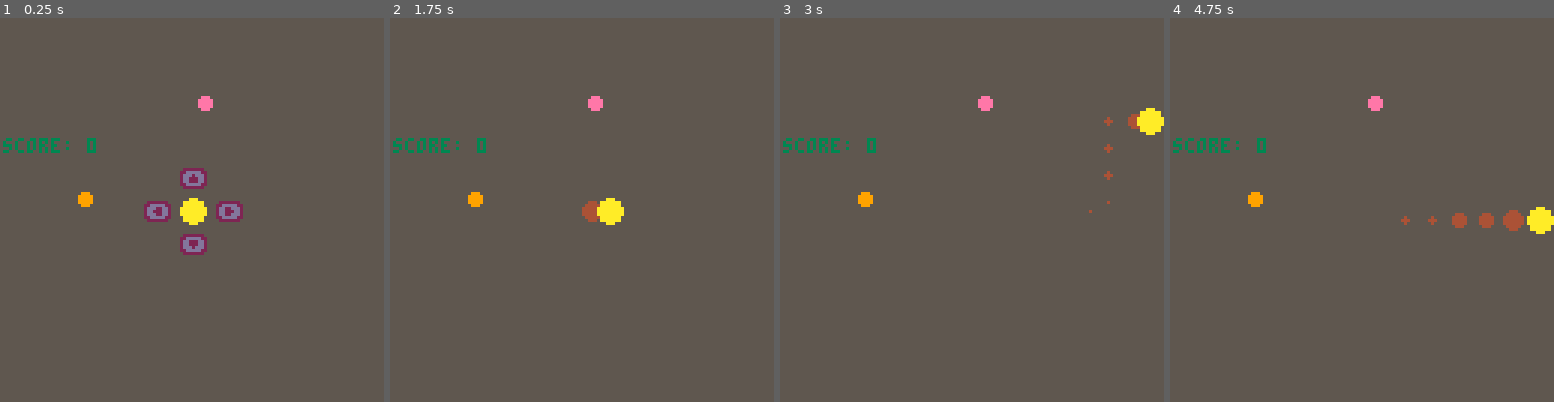
Above: before the commit, frames 1-4 (left to right).
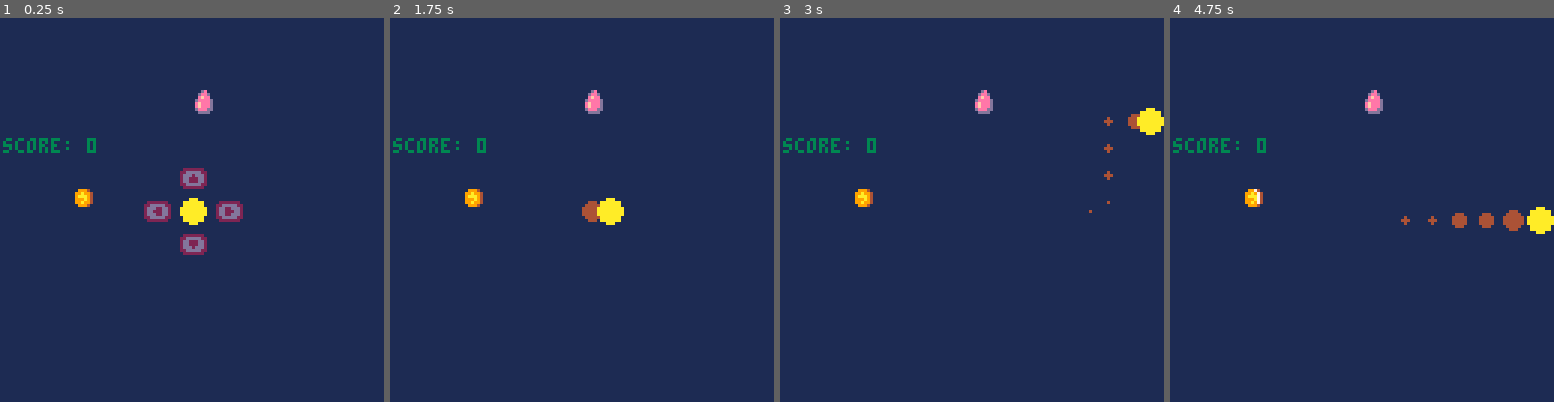
Above: after the commit, the same moments.

Repository: beetrootpaul/avoid-your-past
Game: PICO-8 cartridge avoid-your-past.p8
The game is run twice, just before and just after one commit, with the same random seed, the same clock (stepped at 60 frames per second) and the same inputs.
Inputs:
- Up to frame 1 (0.25 s): no input
- Up to frame 2 (1.75 s): tap X (X key) at 0.33, 1.07 s; tap O (Z key) at 0.7, 1.7 s; hold Right from 1.6 s (still down)
- Up to frame 3 (3 s): tap X (X key) at 1.85, 2.97 s; release Right at 2.1 s; tap O (Z key) at 2.1, 2.5, 2.9 s; hold Up 2.15-2.42 s; hold Right from 2.47 s (still down)
- Up to frame 4 (4.75 s): release Right at 3.03 s; hold Left 3.08-3.58 s; tap O (Z key) every 0.4 s from 3.3 to 4.5 s; hold Down 3.63-3.97 s; hold Right 4.02-4.68 s; tap X (X key) at 4.08 s; hold Up from 4.73 s (still down)

The runs differ from the first frame. In frame 1, 98% of the frame differs, in the area x 0-100%, y 0-100%; in frame 2, 99%; in frame 3, 99%; in frame 4, 99%.

Commit message:
sprites for items + collision through circle returning functions

Diff:
--- a/avoid-your-past.p8
+++ b/avoid-your-past.p8
@@ -7,6 +7,7 @@
 #include src/utils.lua
 #include src/collisions.lua
 
+#include src/animated_sprite.lua
 #include src/item.lua
 #include src/level.lua
 #include src/memory.lua
@@ -55,3 +56,38 @@
 
 
 
+…(26 lines of a section not shown)…
+__map__
+0001010101010101010101000000000000000000000000000000000000000000000000000000000000000000000000000000000000000000000000000000000000000000000000000000000000000000000000000000000000000000000000000000000000000000000000000000000000000000000000000000000000000000
+0001101c1d1e1f01010101000000000000000000000000000000000000000000000000000000000000000000000000000000000000000000000000000000000000000000000000000000000000000000000000000000000000000000000000000000000000000000000000000000000000000000000000000000000000000000
+0001010101010101010101000000000000000000000000000000000000000000000000000000000000000000000000000000000000000000000000000000000000000000000000000000000000000000000000000000000000000000000000000000000000000000000000000000000000000000000000000000000000000000
+0001010120010101010101000000000000000000000000000000000000000000000000000000000000000000000000000000000000000000000000000000000000000000000000000000000000000000000000000000000000000000000000000000000000000000000000000000000000000000000000000000000000000000
+0001010101010101010101000000000000000000000000000000000000000000000000000000000000000000000000000000000000000000000000000000000000000000000000000000000000000000000000000000000000000000000000000000000000000000000000000000000000000000000000000000000000000000
+0001010130010101010101000000000000000000000000000000000000000000000000000000000000000000000000000000000000000000000000000000000000000000000000000000000000000000000000000000000000000000000000000000000000000000000000000000000000000000000000000000000000000000
+0001010101010101010101000000000000000000000000000000000000000000000000000000000000000000000000000000000000000000000000000000000000000000000000000000000000000000000000000000000000000000000000000000000000000000000000000000000000000000000000000000000000000000
+0001010101010101010101000000000000000000000000000000000000000000000000000000000000000000000000000000000000000000000000000000000000000000000000000000000000000000000000000000000000000000000000000000000000000000000000000000000000000000000000000000000000000000
--- /dev/null
+++ b/src/animated_sprite.lua
@@ -0,0 +1,21 @@
+function new_animated_sprite(params)
+    local first_sprite = params.first_sprite
+    local number_of_sprites = params.number_of_sprites
+    local frames_per_sprite = params.frames_per_sprite
+
+    local frame_counter = 0
+    local loop_length_frames = frames_per_sprite * number_of_sprites
+
+    local animated_sprite = {}
+
+    animated_sprite.advance_1_frame = function()
+        frame_counter = (frame_counter + 1) % loop_length_frames
+    end
+
+    animated_sprite.current_sprite = function()
+        local sprite_index = flr(frame_counter / frames_per_sprite)
+        return first_sprite + sprite_index
+    end
+
+    return animated_sprite
+end
--- a/src/item.lua
+++ b/src/item.lua
@@ -1,16 +1,34 @@
 -- item
 
 function new_item(params)
-    local color = params.color
+    local animated_sprite = params.animated_sprite
+    local tile_x = params.tile_x
+    local tile_y = params.tile_y
+    local collision_circle_r = params.collision_circle_r
 
-    local it = {
-        x = params.x,
-        y = params.y,
-        r = 2,
-    }
+    local it = {}
+
+    it.collision_circle = function()
+        return {
+            x = (tile_x - 1) * u.tile_length + u.tile_length / 2 - 0.5,
+            y = (tile_y - 1) * u.tile_length + u.tile_length / 2 - 0.5,
+            r = collision_circle_r,
+        }
+    end
+
+    it.animate = function()
+        animated_sprite.advance_1_frame()
+    end
 
     it.draw = function()
-        circfill(it.x, it.y, it.r, color)
+        palt(u.colors.black, false)
+        palt(u.colors.dark_blue, true)
+        spr(
+            animated_sprite.current_sprite(),
+            (tile_x - 1) * u.tile_length,
+            (tile_y - 1) * u.tile_length
+        )
+        palt()
     end
 
     return it;
--- a/src/level.lua
+++ b/src/level.lua
@@ -7,7 +7,7 @@
     local invulnerability_trigger
     local coin_hide_trigger
 
-    local bg_color_normal = u.colors.dark_grey
+    local bg_color_normal = u.colors.dark_blue
     local bg_color_invulnerability = u.colors.pink
     local bg_color_coin_hidden = u.colors.orange
     local bg_color = bg_color_normal
@@ -43,9 +43,14 @@
         local chosen_tile = rnd(available_tiles)
         if chosen_tile then
             memory_trigger = new_item({
-                x = (chosen_tile.tile_x - 0.5) * u.tile_length,
-                y = (chosen_tile.tile_y - 0.5) * u.tile_length,
-                color = u.colors.orange,
+                tile_x = chosen_tile.tile_x,
+                tile_y = chosen_tile.tile_y,
+                collision_circle_r = 2.5,
+                animated_sprite = new_animated_sprite({
+                    first_sprite = 16,
+                    number_of_sprites = 16,
+                    frames_per_sprite = 2,
+                })
             })
         end
 
@@ -56,16 +61,26 @@
                 local probability = rnd(1)
                 if probability < 0.3 then
                     invulnerability_trigger = new_item({
-                        x = (next_chosen_tile.tile_x - 0.5) * u.tile_length,
-                        y = (next_chosen_tile.tile_y - 0.5) * u.tile_length,
-                        color = u.colors.pink,
+                        tile_x = next_chosen_tile.tile_x,
+                        tile_y = next_chosen_tile.tile_y,
+                        collision_circle_r = 3.5,
+                        animated_sprite = new_animated_sprite({
+                            first_sprite = 48,
+                            number_of_sprites = 1,
+                            frames_per_sprite = 1,
+                        })
                     })
                 end
                 if probability > 0.7 then
                     coin_hide_trigger = new_item({
-                        x = (next_chosen_tile.tile_x - 0.5) * u.tile_length,
-                        y = (next_chosen_tile.tile_y - 0.5) * u.tile_length,
-                        color = u.colors.lime,
+                        tile_x = next_chosen_tile.tile_x,
+                        tile_y = next_chosen_tile.tile_y,
+                        collision_circle_r = 3.5,
+                        animated_sprite = new_animated_sprite({
+                            first_sprite = 32,
+                            number_of_sprites = 1,
+                            frames_per_sprite = 1,
+                        })
                     })
                 end
             end
@@ -74,23 +89,44 @@
 
     local l = {}
 
+    l.animate = function()
+        if memory_trigger then
+            memory_trigger.animate()
+        end
+        if invulnerability_trigger then
+            invulnerability_trigger.animate()
+        end
+        if coin_hide_trigger then
+            coin_hide_trigger.animate()
+        end
+    end
+
     l.handle_collisions = function(p)
         if p.can_collect_coins and memory_trigger then
-            if collisions.have_circles_collided(player, memory_trigger) then
+            if collisions.have_circles_collided(
+                player.collision_circle(),
+                memory_trigger.collision_circle()
+            ) then
                 memory_trigger = nil
                 p.on_memory_trigger()
                 spawn_memory_trigger()
             end
         end
         if invulnerability_trigger then
-            if collisions.have_circles_collided(player, invulnerability_trigger) then
+            if collisions.have_circles_collided(
+                player.collision_circle(),
+                invulnerability_trigger.collision_circle()
+            ) then
                 bg_color = bg_color_invulnerability
                 p.on_invulnerability_trigger()
                 invulnerability_trigger = nil
             end
         end
         if coin_hide_trigger then
-            if collisions.have_circles_collided(player, coin_hide_trigger) then
+            if collisions.have_circles_collided(
+                player.collision_circle(),
+                coin_hide_trigger.collision_circle()
+            ) then
                 bg_color = bg_color_coin_hidden
                 p.on_coin_hide_trigger()
                 coin_hide_trigger = nil
--- a/src/main.lua
+++ b/src/main.lua
@@ -101,6 +101,7 @@
         on_invulnerability_trigger = hide_memories,
         on_coin_hide_trigger = hide_coins,
     })
+    level.animate()
 
     if u.boolean_changing_every_nth_second(1 / 20) then
         add(trail_particles, new_trail_particle({
@@ -124,7 +125,10 @@
         end
         memory.follow_origin()
         if not invulnerable then
-            if memory.is_active and collisions.have_circles_collided(memory, player) then
+            if memory.is_active and collisions.have_circles_collided(
+                memory.collision_circle(),
+                player.collision_circle()
+            ) then
                 extcmd("reset")
             end
         end
@@ -192,7 +196,7 @@
         )
     end
 
-    print("score: "..tostr(score), 1, 40, u.colors.dark_green)
+    print("score: " .. tostr(score), 1, 40, u.colors.dark_green)
 
     if game_state == "start" then
         local margin = 3
@@ -214,3 +218,4 @@
 -- TODO: rename invulnerable to negated vulnerable
 -- TODO: add itch URL to GitHub repo details
 -- TODO: generate cart label image
+-- TODO: clean up, refactor, access through methods only
--- a/src/memory.lua
+++ b/src/memory.lua
@@ -13,6 +13,14 @@
     local delay = 30
     local origin_state_buffer = {}
     local origin_state_buffer_index = 0
+
+    m.collision_circle = function()
+        return {
+            x = m.x,
+            y = m.y,
+            r = m.r,
+        }
+    end
 
     m.follow_origin = function()
         origin_state_buffer[origin_state_buffer_index] = {
--- a/src/player.lua
+++ b/src/player.lua
@@ -24,6 +24,14 @@
         dx, dy = 0, default_speed
     end
 
+    p.collision_circle = function()
+        return {
+            x = p.x,
+            y = p.y,
+            r = p.r,
+        }
+    end
+
     p.move = function()
         p.x = p.x + dx
         p.y = p.y + dy
Not shown, changed: 32 lines of the sprite sheet (__gfx__) section of avoid-your-past.p8
